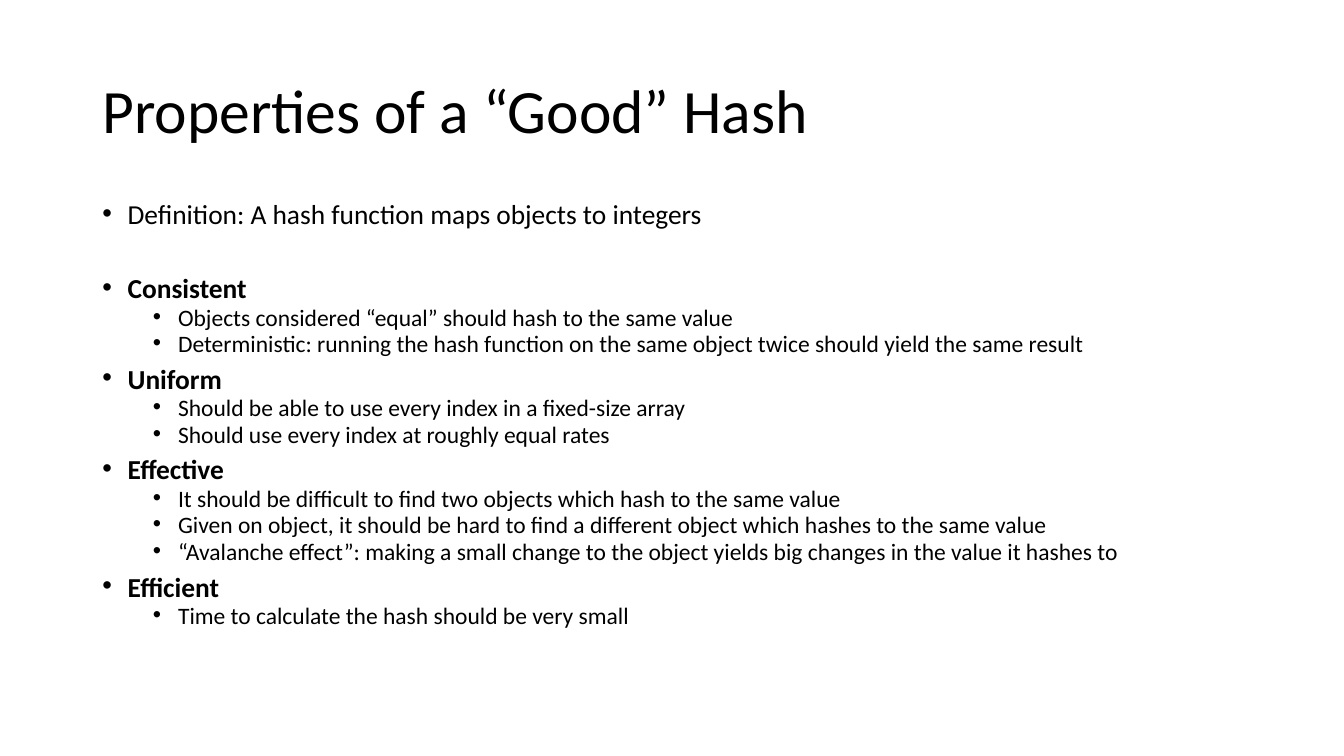
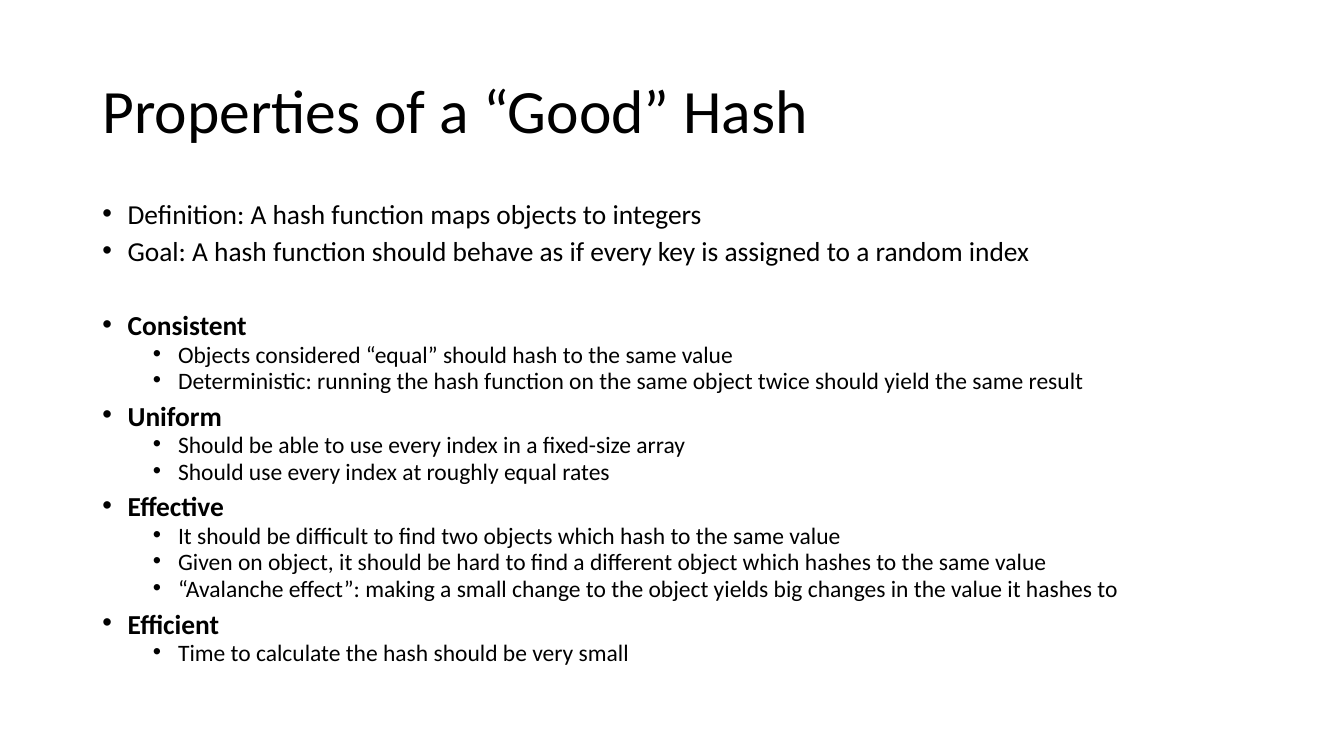
Before and after one commit to natebrunelle/cse332, a slide deck: slide 5 of markdown/files/slides/lecture11_hashtables2.pptx. Drawn at 1344x756 pixels with LibreOffice and Linux fonts; fonts in the diff are those of the drawing. Boxes give left, top, right and bottom in pixels: in the first picture for what was removed or moved away, otherwise in the second. Text is boxed around its words. In the diff, an @@ line names an element or a change of style, - is before the commit and + after.

```diff
--- a/markdown/files/slides/lecture11_hashtables2.pptx
+++ b/markdown/files/slides/lecture11_hashtables2.pptx
@@ text at [128, 242, 1029, 266]: paragraph added @@
+• Goal: A hash function should behave as if every key is assigned to a random index
```
Also in this commit, not shown: 12 other slides changed, 6 slides removed, 7 other files.
